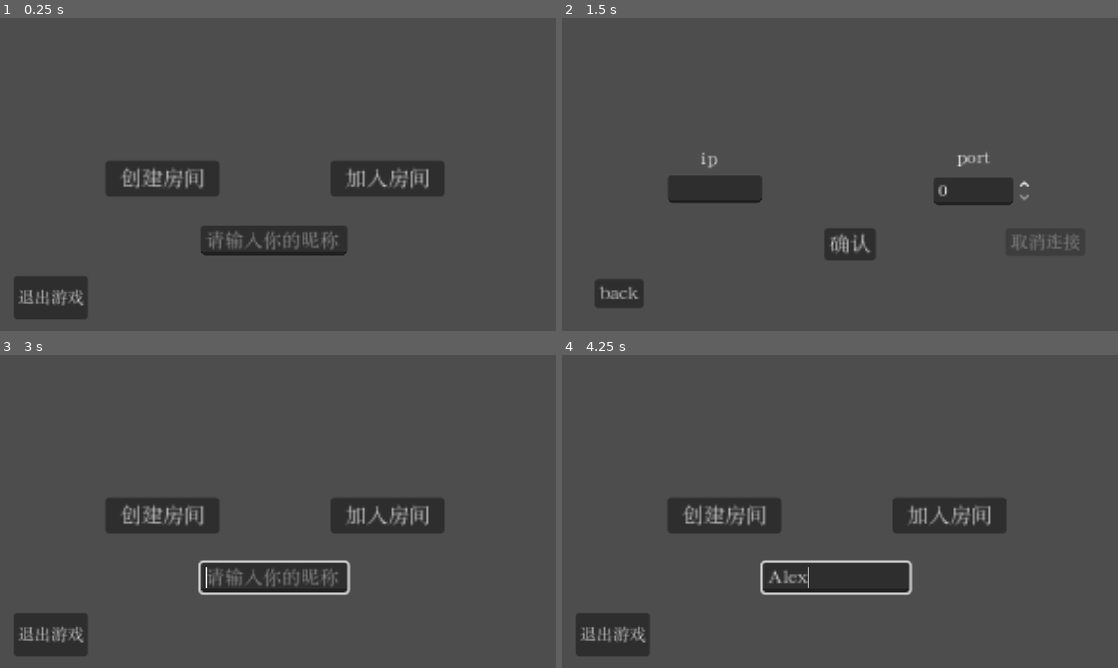
Above: before the commit, frames 1-4 (two rows, left to right).
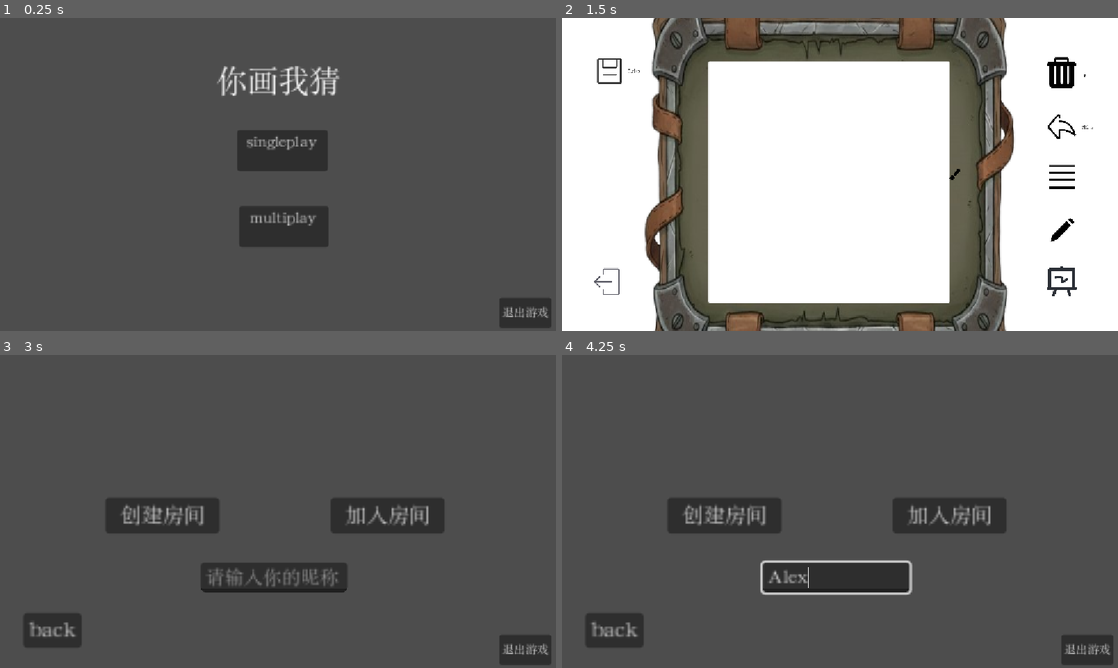
Above: after the commit, the same moments.

Repository: night-silhouette/DrawAndGuess
Game: Godot game, scene res://scene/main_menu/main_menu.tscn
The game is run twice, just before and just after one commit, with the same random seed, the same clock (stepped at 60 frames per second) and the same inputs.
Inputs (mouse positions are in pixels of both pictures, inside the frame that each line leads up to):
- Up to frame 1 (0.25 s): no input
- Up to frame 2 (1.5 s): click (845, 149) at 0.5 s, where only the run after the commit has a clickable "singleplay"; click (951, 177) at 1.25 s, where only the run before the commit has a clickable "加入房间"
- Up to frame 3 (3 s): click (55, 630) at 2 s, where only the run before the commit has a clickable "back"; click (283, 564) at 2.75 s, where only the run after the commit has a clickable "multiplay"
- Up to frame 4 (4.25 s): click (834, 577) at 3.52 s; type "Alex" at 3.6 s

The runs differ from the first frame. In frame 1, 11% of the frame differs, in the area x 2-100%, y 15-100%; in frame 2, 85%, in the area x 0-100%, y 0-100%; in frame 3, 2.3%; in frame 4, 1.7%.

Commit message:
第一次测试

Diff:
--- a/class/canvas/stroke.gd
+++ b/class/canvas/stroke.gd
@@ -1,10 +1,10 @@
 extends RefCounted
 class_name stroke
-var id:int
+var id:String
 var pen_width:float
 var pen_color:Color
 var point_list:PackedVector2Array
-func _init(_pen_width,_pen_color,id) -> void:
+func _init(_pen_width,_pen_color,id:String) -> void:
 	self.pen_width=_pen_width
 	self.pen_color=_pen_color
 	self.id=id
--- a/class/util/util.gd
+++ b/class/util/util.gd
@@ -2,7 +2,7 @@
 
 
 
-
+@rpc("any_peer","reliable")
 func pop_remind(title:String,text:String):
 	var temp:AcceptDialog=AcceptDialog.new()
 	get_tree().current_scene.add_child(temp)
--- a/project.godot
+++ b/project.godot
@@ -46,6 +46,11 @@
 "events": [Object(InputEventKey,"resource_local_to_scene":false,"resource_name":"","device":-1,"window_id":0,"alt_press …(192 unchanged characters)…
 ]
 }
+save={
+"deadzone": 0.2,
+"events": [Object(InputEventKey,"resource_local_to_scene":false,"resource_name":"","device":-1,"window_id":0,"command_or_control_autoremap":true,"alt_pressed":false,"shift_pressed":false,"pressed":false,"keycode":0,"physical_keycode":83,"key_label":0,"unicode":0,"location":0,"echo":false,"script":null)
+]
+}
 
 [rendering]
 
--- a/scene/game/game.gd
+++ b/scene/game/game.gd
@@ -30,6 +30,11 @@
 	my_id=multiplayer.get_unique_id()
 	WebRequest.game=self
 
+	if !WebRequest.is_multiplayer:
+		var temp=PEN.instantiate()
+		pen_container.add_child(temp)
+		pen=temp
+
 @rpc("any_peer","unreliable")
 func update_pen_position(id,position):
 	for item in pen_container.get_children():
--- a/scene/game/game.tscn
+++ b/scene/game/game.tscn
@@ -1,18 +1,16 @@
-[gd_scene load_steps=20 format=3 uid="uid://jvkne22ala20"]
+[gd_scene load_steps=19 format=3 uid="uid://jvkne22ala20"]
 
 [ext_resource type="Script" uid="uid://m4qosr7oi7t1" path="res://scene/game/game.gd" id="1_pw1yp"]
 [ext_resource type="Texture2D" uid="uid://dcxje3gqujkbl" path="res://asset/删除.png" id="3_0tn4t"]
-[ext_resource type="Script" uid="uid://cugp3smrg3x8h" path="res://scene/画板/画板.gd" id="3_v4hye"]
+[ext_resource type="PackedScene" uid="uid://mkdcju13rj7v" path="res://scene/画板/canvas.tscn" id="3_8u7u6"]
 [ext_resource type="Texture2D" uid="uid://bmcsa76i38mr6" path="res://asset/撤回.png" id="4_5nn1g"]
 [ext_resource type="Script" uid="uid://bfl04i3uq06jm" path="res://scene/game/功能区.gd" id="4_7d2hf"]
-[ext_resource type="Script" uid="uid://doi65fjp57h8r" path="res://scene/画板/canvas.gd" id="4_yv2ml"]
 [ext_resource type="Texture2D" uid="uid://2rs6jwx0v7hg" path="res://asset/保存.png" id="5_8u7u6"]
 [ext_resource type="Texture2D" uid="uid://dfvmxavuavbta" path="res://asset/粗细.png" id="5_cirq1"]
 [ext_resource type="Texture2D" uid="uid://h1ob7h06y2mj" path="res://asset/Icon_画笔.png" id="6_7d2hf"]
+[ext_resource type="Texture2D" uid="uid://bnwxwbtjt1cfq" path="res://asset/leave.png" id="6_v4hye"]
 [ext_resource type="Texture2D" uid="uid://c4bavnyf2ufqj" path="res://asset/icon-whiteboard.png" id="7_5nn1g"]
 [ext_resource type="Texture2D" uid="uid://dxu7gh7jy66kc" path="res://asset/Gemini_Generated_Image_ty0g9nty0g9nty0g-removebg-preview.png" id="10_c7fbu"]
-
-[sub_resource type="SceneReplicationConfig" id="SceneReplicationConfig_8u7u6"]
 
 [sub_resource type="StyleBoxLine" id="StyleBoxLine_v4hye"]
 
@@ -45,33 +43,37 @@
 texture = ExtResource("10_c7fbu")
 metadata/_edit_lock_ = true
 
-[node name="canvas" type="Control" parent="background"]
-layout_mode = 3
-anchors_preset = 0
-offset_left = -139.0149
-offset_top = -93.640625
-offset_right = -139.0149
-offset_bottom = -93.640625
-scale = Vector2(0.5538441, 0.3951081)
-script = ExtResource("3_v4hye")
-metadata/_edit_lock_ = true
-
-[node name="canvas" type="Panel" parent="background/canvas"]
-layout_mode = 0
-offset_right = 518.0
-offset_bottom = 515.0
-script = ExtResource("4_yv2ml")
-
-[node name="MultiplayerSynchronizer" type="MultiplayerSynchronizer" parent="background/canvas"]
-replication_config = SubResource("SceneReplicationConfig_8u7u6")
+[node name="canvas" parent="background" instance=ExtResource("3_8u7u6")]
 
 [node name="功能区" type="Node2D" parent="."]
 script = ExtResource("4_7d2hf")
+
+[node name="Leave" type="Sprite2D" parent="功能区"]
+position = Vector2(93.00001, 545.00006)
+scale = Vector2(0.3163896, 0.3163896)
+texture = ExtResource("6_v4hye")
+
+[node name="Button" type="Button" parent="功能区/Leave"]
+modulate = Color(1, 1, 1, 0)
+offset_left = -41.088608
+offset_top = -72.695435
+offset_right = 99.45192
+offset_bottom = 86.20874
 
 [node name="保存" type="Sprite2D" parent="功能区"]
 position = Vector2(99.00001, 110)
 scale = Vector2(0.360741, 0.360741)
 texture = ExtResource("5_8u7u6")
+
+[node name="Label3" type="Label" parent="功能区/保存"]
+offset_left = 99.79456
+offset_top = -13.860359
+offset_right = 182.79443
+offset_bottom = 55.13964
+scale = Vector2(0.8048977, 0.8048977)
+theme_override_colors/font_color = Color(0, 0, 0, 1)
+theme_override_font_sizes/font_size = 32
+text = "Ctrl+s"
 
 [node name="Button" type="Button" parent="功能区/保存"]
 modulate = Color(1, 1, 1, 0)
@@ -91,6 +93,17 @@
 scale = Vector2(0.37, 0.365)
 texture = ExtResource("3_0tn4t")
 
+[node name="Label2" type="Label" parent="功能区/删除"]
+offset_left = 130.17628
+offset_top = 1.3698702
+offset_right = 213.1763
+offset_bottom = 70.36987
+scale = Vector2(0.8048977, 0.8048977)
+theme_override_colors/font_color = Color(0, 0, 0, 1)
+theme_override_font_sizes/font_size = 32
+text = "E
+ "
+
 [node name="Button" type="Button" parent="功能区/删除"]
 modulate = Color(1, 1, 1, 0)
 offset_left = -61.71545
@@ -110,6 +123,16 @@
 offset_right = 62.96914
 offset_bottom = 72.39606
 scale = Vector2(1.1870292, 1.1870292)
+
+[node name="Label" type="Label" parent="功能区/撤回"]
+offset_left = 143.88939
+offset_top = -13.841293
+offset_right = 226.88939
+offset_bottom = 55.158707
+theme_override_colors/font_color = Color(0, 0, 0, 1)
+theme_override_font_sizes/font_size = 32
+text = "ctrl+z
+ "
 
 [node name="粗细" type="Sprite2D" parent="功能区"]
 position = Vector2(1035.8347, 329.5)
--- a/scene/game/功能区.gd
+++ b/scene/game/功能区.gd
@@ -8,6 +8,7 @@
 @onready var button4: Button = $撤回/Button
 @onready var button5: Button = $保存/Button
 @onready var button6: Button = $粗细/Button
+@onready var button7: Button = $Leave/Button
 @onready var spin_box: SpinBox = $粗细/SpinBox
 
 @onready var file_dialog: FileDialog = $保存/FileDialog
@@ -21,7 +22,8 @@
 		canvas.clear_canvas()
 	if Input.is_action_just_pressed("redo"):
 		canvas.redo()
-
+	if Input.is_action_just_pressed("save"):
+		on_save()
 var viewport:Viewport
 
 var temp
@@ -35,34 +37,7 @@
 	viewport=get_viewport()
 
 
-	button5.pressed.connect(func():
-		var now_time=str(Time.get_unix_time_from_system())
-		game.switch_mouse(false)
-		var tex:ViewportTexture=viewport.get_texture()
-		var img:Image=tex.get_image()
-		var crop_rect:Rect2
-		crop_rect.position=canvas.get_screen_position()*view_scale
-		crop_rect.size=Vector2(500,500)*view_scale
-		img=img.get_region(crop_rect)
-		file_dialog.popup_centered()
-		var on_selected=func(path):
-			game.switch_mouse(true)
-			img.save_png(path+"/"+now_time+".png")
-		file_dialog.dir_selected.connect(on_selected,CONNECT_ONE_SHOT)
-		file_dialog.canceled.connect(func():
-			game.switch_mouse(true)
-			file_dialog.dir_selected.disconnect(on_selected))
-			)
-
-
-
-
-
-
-
-
-
-
+	button5.pressed.connect(on_save)
 	color_picker_button1.color_changed.connect(func(color:Color):
 		canvas.change_color(color)
 		if multiplayer.is_server():
@@ -71,7 +46,7 @@
 			change_pen_modulate.rpc_id(1,multiplayer.get_unique_id(),color)
 		)
 	color_picker_button2.color_changed.connect(func(color:Color):
-		canvas.change_canvas_color(color)
+		canvas.change_canvas_color.rpc(color)
 		)	#改颜色
 
 
@@ -99,6 +74,22 @@
 			spin_box.visible=true
 
 		)
+	button7.pressed.connect(func():
+		if !WebRequest.is_multiplayer:
+			game.switch_mouse(false)
+			WebRequest.is_multiplayer=true
+			get_tree().change_scene_to_file("res://scene/main_menu/main_menu.tscn")
+		else:
+			game.switch_mouse(false)
+			if multiplayer.is_server():
+				client_leave.rpc()
+				Util.set_time(3,close_servers)
+			else:
+				close_servers()
+			get_tree().change_scene_to_file("res://scene/main_menu/main_menu.tscn")
+
+		)
+
 	spin_box.value_changed.connect(func(value):canvas.change_width(value))
 
 @onready var pen_container: Node2D = $"../pen_container"
@@ -107,3 +98,31 @@
 		for item in pen_container.get_children():
 			if item.id==id:
 				item.modulate=color
+func on_save():
+	var now_time=str(Time.get_unix_time_from_system())
+	game.switch_mouse(false)
+	var tex:ViewportTexture=viewport.get_texture()
+	var img:Image=tex.get_image()
+	var crop_rect:Rect2
+	crop_rect.position=canvas.get_screen_position()*view_scale
+	crop_rect.size=Vector2(500,500)*view_scale
+	img=img.get_region(crop_rect)
+	file_dialog.popup_centered()
+	var on_selected=func(path):
+		game.switch_mouse(true)
+		img.save_png(path+"/"+now_time+".png")
+	file_dialog.dir_selected.connect(on_selected,CONNECT_ONE_SHOT)
+	file_dialog.canceled.connect(func():
+		game.switch_mouse(true)
+		file_dialog.dir_selected.disconnect(on_selected))
+
+func close_servers():
+	multiplayer.multiplayer_peer.close()
+	multiplayer.multiplayer_peer=null
+
+@rpc("any_peer","reliable")
+func client_leave():
+	game.switch_mouse(false)
+	Util.pop_remind("提示","房间被关闭,3秒后返回主菜单")
+	Util.set_time(3,func():get_tree().change_scene_to_file("res://scene/main_menu/main_menu.tscn"))
+	close_servers()
--- a/scene/main_menu/main_menu.gd
+++ b/scene/main_menu/main_menu.gd
@@ -3,7 +3,12 @@
 @onready var 加入房间: Button = $选择/加入房间
 @onready var back1: Button = $加入输入/back
 @onready var back2: Button = $创建输入/back
-@onready var exit: Button = $选择/exit
+@onready var back3: Button = $选择/back
+@onready var multiplay: Button = $单或双/multiplay
+@onready var singleplay: Button = $单或双/singleplay
+@onready var exit: Button = $exit
+
+
 @onready var input_name: LineEdit = $选择/input_name
 
 
@@ -11,6 +16,8 @@
 @onready var 创建输入: Node2D = $创建输入
 @onready var 加入输入: Node2D = $加入输入
 @onready var 选择: Node2D = $选择
+@onready var 单或双: Node2D = $单或双
+
 var page:int:
 	set(value):
 		page=value
@@ -26,13 +33,19 @@
 	WebRequest.main_menu=self
 
 	#页面管理
-	page_list=[选择,加入输入,创建输入]
-	page=0
+	page_list=[选择,加入输入,创建输入,单或双]
+	page=3
 	#ui信号绑定-------------------------------------start
+	singleplay.pressed.connect(func():
+		WebRequest.is_multiplayer=false
+		get_tree().change_scene_to_file("res://scene/game/game.tscn")
+		)
+	multiplay.pressed.connect(func():page=0)
 	创建房间.pressed.connect(func():page=2)
 	加入房间.pressed.connect(func():page=1)
 	back1.pressed.connect(func():page=0)
 	back2.pressed.connect(func():page=0)
+	back3.pressed.connect(func():page=3)
 	create_confirm.pressed.connect(create_servers)
 	create_start_game.pressed.connect(start_game)
 	close.pressed.connect(close_servers)
--- a/scene/main_menu/main_menu.tscn
+++ b/scene/main_menu/main_menu.tscn
@@ -5,7 +5,16 @@
 [node name="MainMenu" type="Node2D"]
 script = ExtResource("1_o25w2")
 
+[node name="exit" type="Button" parent="."]
+offset_left = 1035.0
+offset_top = 579.0
+offset_right = 1107.0
+offset_bottom = 621.00006
+scale = Vector2(1.4889376, 1.4889376)
+text = "退出游戏"
+
 [node name="加入输入" type="Node2D" parent="."]
+visible = false
 position = Vector2(-474, -372)
 scale = Vector2(2.2874236, 2.2874236)
 
@@ -127,6 +136,14 @@
 position = Vector2(-331, -133)
 scale = Vector2(2.7461455, 2.7461455)
 
+[node name="back" type="Button" parent="选择"]
+offset_left = 137.64748
+offset_top = 242.52176
+offset_right = 179.64749
+offset_bottom = 267.52176
+scale = Vector2(1.0494852, 1.0494852)
+text = "back"
+
 [node name="加入房间" type="Button" parent="选择"]
 offset_left = 370.33725
 offset_top = 155.85481
@@ -142,14 +159,6 @@
 offset_bottom = 183.13712
 text = "创建房间"
 
-[node name="exit" type="Button" parent="选择"]
-offset_left = 130.7287
-offset_top = 243.25002
-offset_right = 202.7287
-offset_bottom = 285.25006
-scale = Vector2(0.7739856, 0.7739856)
-text = "退出游戏"
-
 [node name="input_name" type="LineEdit" parent="选择"]
 offset_left = 272.0176
 offset_top = 204.65048
@@ -157,3 +166,34 @@
 offset_bottom = 229.65048
 scale = Vector2(0.8969953, 0.8969953)
 placeholder_text = "请输入你的昵称"
+
+[node name="单或双" type="Node2D" parent="."]
+position = Vector2(-733, 91)
+scale = Vector2(2.0172656, 2.0172656)
+
+[node name="singleplay" type="Button" parent="单或双"]
+offset_left = 607.0
+offset_top = 70.0
+offset_right = 700.0
+offset_bottom = 112.0
+text = "singleplay
+
+"
+
+[node name="multiplay" type="Button" parent="单或双"]
+offset_left = 609.0
+offset_top = 148.0
+offset_right = 701.0
+offset_bottom = 190.0
+text = "multiplay
+
+"
+
+[node name="Label" type="Label" parent="单或双"]
+offset_left = 585.4459
+offset_top = 2.9743242
+offset_right = 713.4459
+offset_bottom = 71.97433
+theme_override_font_sizes/font_size = 32
+text = "你画我猜
+"
--- a/scene/全局变量/web_request.gd
+++ b/scene/全局变量/web_request.gd
@@ -2,6 +2,7 @@
 var main_menu
 var game
 
+var is_multiplayer=true
 var in_game:bool=false
 
 func _ready() -> void:
--- a/scene/画板/canvas.gd
+++ b/scene/画板/canvas.gd
@@ -20,11 +20,28 @@
 	queue_redraw()
 
 
+@rpc("any_peer","reliable")
+func update_clear():
+	stroke_others_player.clear()
+	queue_redraw()
+@rpc("any_peer","reliable")
+func delete_stroke_by_id(id:String):
+	for i in range(stroke_others_player.size()):
+		if stroke_others_player[i].id==id:
+			stroke_others_player.remove_at(i)
+	queue_redraw()
+
+
 func _ready() -> void:
 	stroke_on_canvas.changed.connect(func(op_type,index,value:stroke):
 		if op_type=="add":
 			add_stroke.rpc(value.to_dict())
-		)
+		if op_type=="clear":
+			update_clear.rpc()
+		if op_type=="remove":
+			delete_stroke_by_id.rpc(value.id)
+			)
+
 
 
 
--- /dev/null
+++ b/scene/画板/canvas.tscn
@@ -0,0 +1,26 @@
+[gd_scene load_steps=4 format=3 uid="uid://mkdcju13rj7v"]
+
+[ext_resource type="Script" uid="uid://cugp3smrg3x8h" path="res://scene/画板/画板.gd" id="1_e81ea"]
+[ext_resource type="Script" uid="uid://doi65fjp57h8r" path="res://scene/画板/canvas.gd" id="2_cc2bi"]
+
+[sub_resource type="SceneReplicationConfig" id="SceneReplicationConfig_8u7u6"]
+
+[node name="canvas" type="Control"]
+layout_mode = 3
+anchors_preset = 0
+offset_left = -139.0149
+offset_top = -93.640625
+offset_right = -139.0149
+offset_bottom = -93.640625
+scale = Vector2(0.5538441, 0.3951081)
+script = ExtResource("1_e81ea")
+metadata/_edit_lock_ = true
+
+[node name="canvas" type="Panel" parent="."]
+layout_mode = 0
+offset_right = 518.0
+offset_bottom = 515.0
+script = ExtResource("2_cc2bi")
+
+[node name="MultiplayerSynchronizer" type="MultiplayerSynchronizer" parent="."]
+replication_config = SubResource("SceneReplicationConfig_8u7u6")
--- a/scene/画板/画板.gd
+++ b/scene/画板/画板.gd
@@ -22,6 +22,8 @@
 	canvas.pen_color=color
 func change_width(width:float):#改变画笔宽度
 	canvas.pen_width=width
+
+@rpc("any_peer","call_local","reliable")
 func change_canvas_color(color:Color):
 	var current_style: StyleBox = canvas.get_theme_stylebox("panel")
 	current_style.set_bg_color(color)
--- a/scene/画板/画板.tscn
+++ /dev/null
@@ -1,15 +0,0 @@
-[gd_scene load_steps=3 format=3 uid="uid://c78u72rx3nnmr"]
-
-[ext_resource type="Script" uid="uid://cugp3smrg3x8h" path="res://scene/画板/画板.gd" id="1_xmkmo"]
-[ext_resource type="Script" uid="uid://doi65fjp57h8r" path="res://scene/画板/canvas.gd" id="2_wx6xb"]
-
-[node name="画板" type="Control"]
-layout_mode = 3
-anchors_preset = 0
-script = ExtResource("1_xmkmo")
-
-[node name="canvas" type="Panel" parent="."]
-layout_mode = 0
-offset_right = 518.0
-offset_bottom = 515.0
-script = ExtResource("2_wx6xb")
Binary file added: asset/leave.png
Not shown, added: asset/leave.png.import
